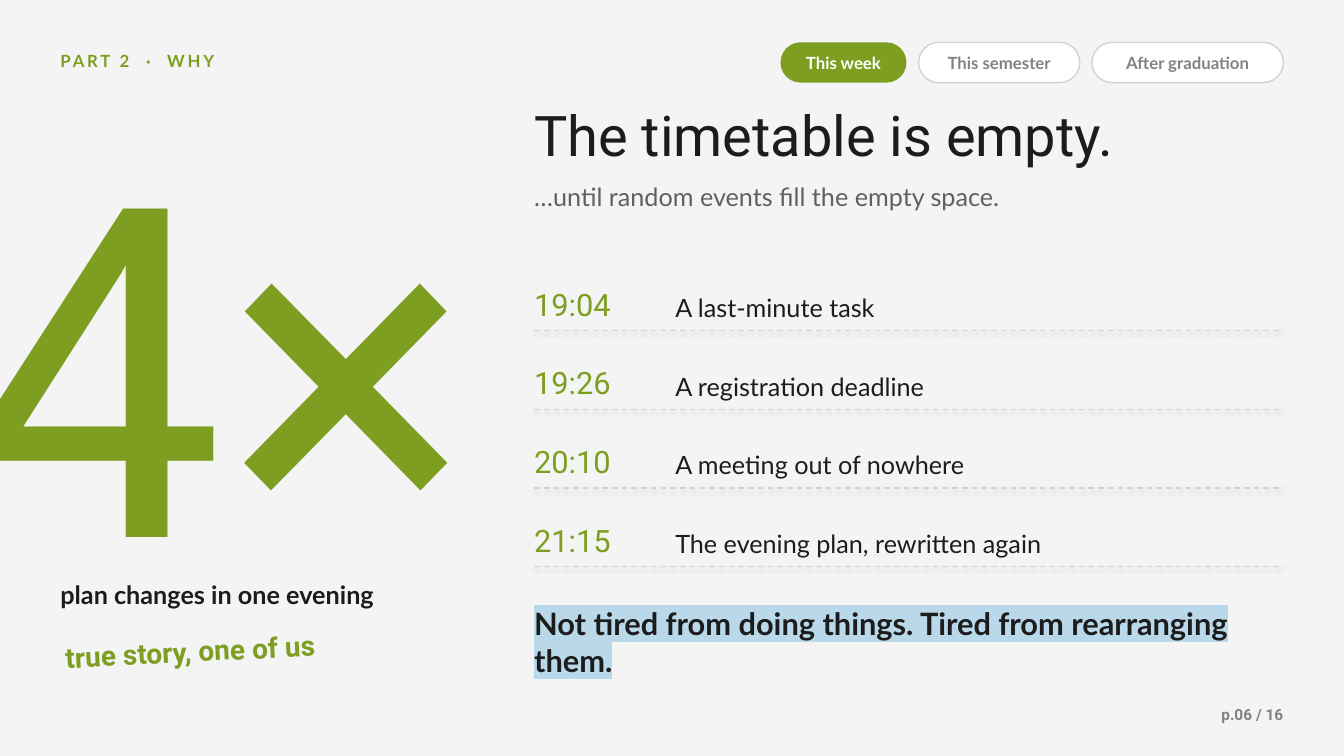
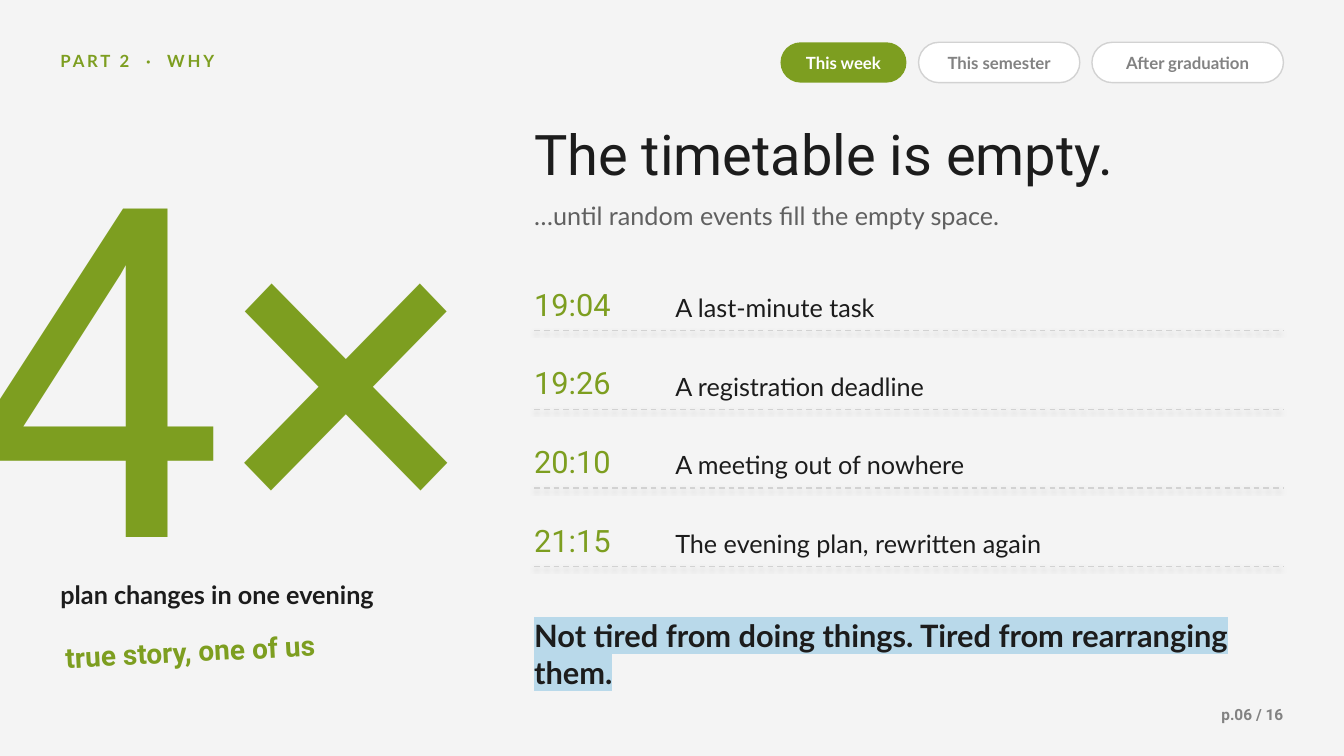
Before and after one commit to Kyson-CCHEN/English-presentation, a slide deck: slide 6 of Planning_Is_the_Pressure.pptx. Drawn at 1344x756 pixels with LibreOffice and Linux fonts; fonts in the diff are those of the drawing; background and template pictures are left out. Boxes give left, top, right and bottom in pixels: in the first picture for what was removed or moved away, otherwise in the second. Text is boxed around its words. In the diff, an @@ line names an element or a change of style, - is before the commit and + after.

```diff
--- a/Planning_Is_the_Pressure.pptx
+++ b/Planning_Is_the_Pressure.pptx
@@ text "The timetable is empty.": place and size @@
-text "The timetable is empty." at bbox=[534, 114, 1113, 168]
+text "The timetable is empty." at bbox=[534, 133, 1113, 187]
@@ text "…until random events fill the ...": place and size @@
-text "…until random events fill the ..." at bbox=[534, 187, 1000, 211]
+text "…until random events fill the ..." at bbox=[534, 206, 1000, 230]
@@ text "Not tired from doing things. ...": place and size @@
-text "Not tired from doing things. ..." at bbox=[534, 612, 1227, 673]
+text "Not tired from doing things. ..." at bbox=[534, 624, 1227, 685]
```
Also in this commit, not shown: 8 other slides changed.
